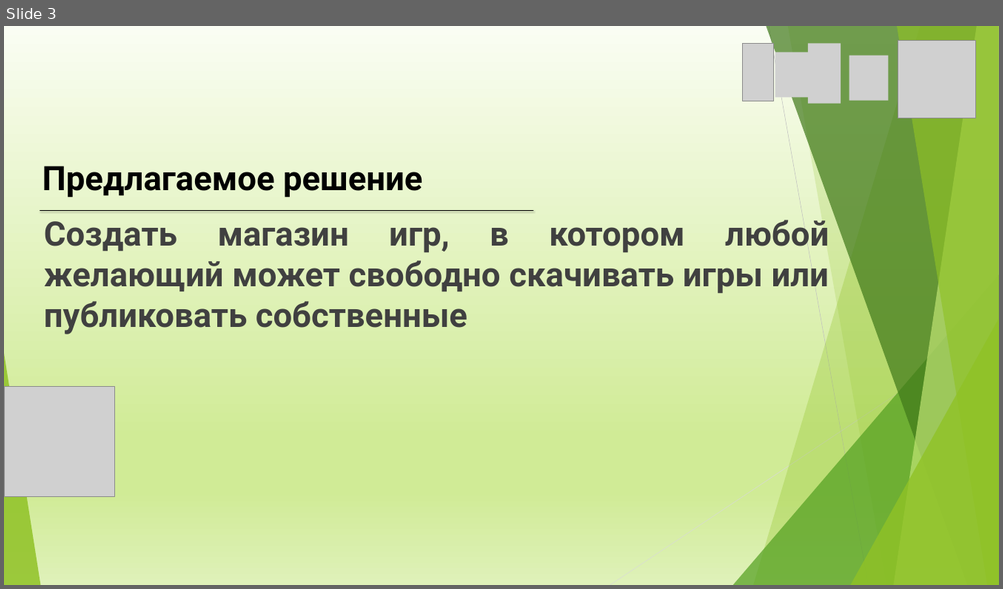
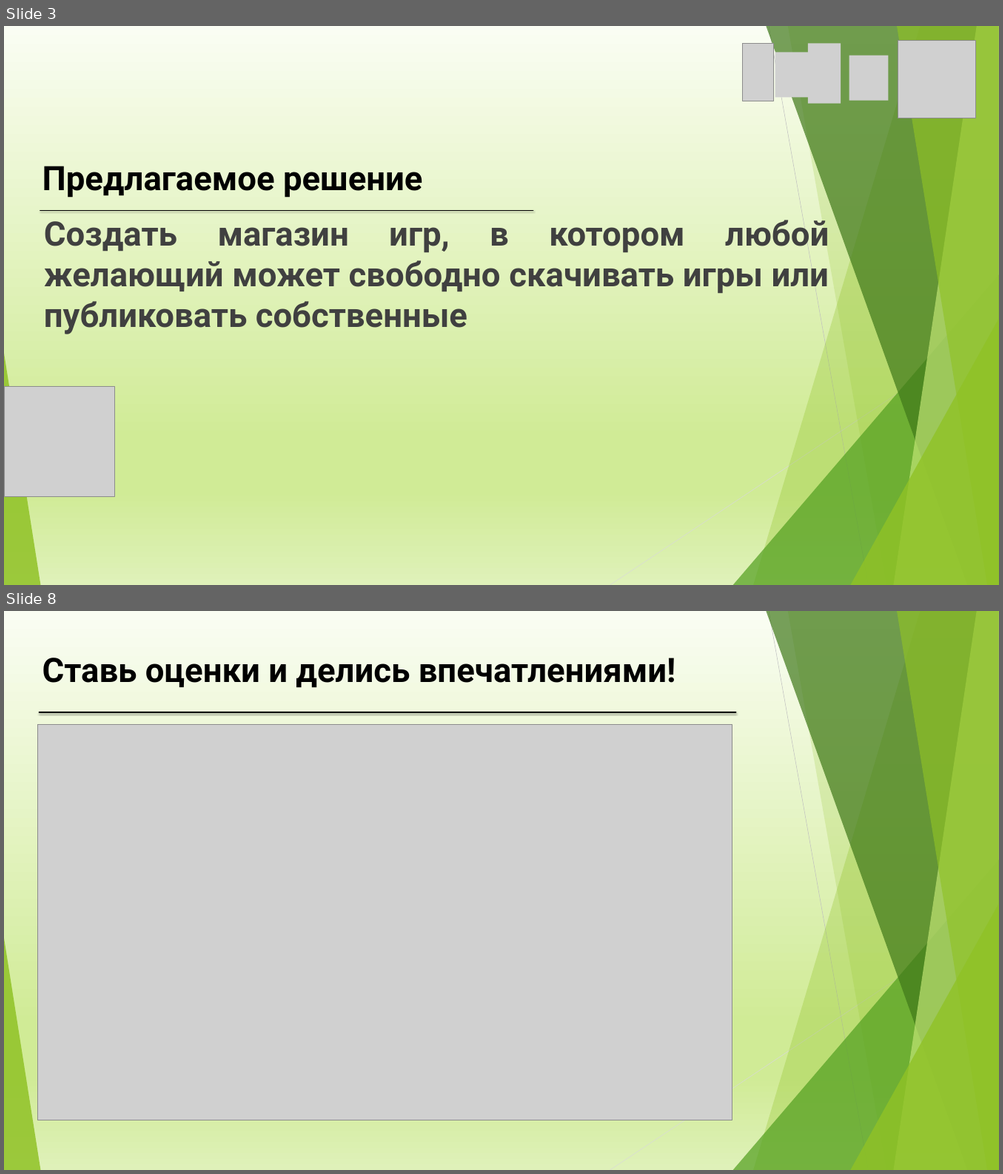
Before and after one commit to mathusha2023/GameStore, a slide deck: Презентация данжона(2).pptx. Shown one above the other, each under a label of ours: slide 3 before the commit, slides 3 and 8 after it; the slides between them are not shown. The pictures are 1003x589 and 1003x1174 pixels, drawn with LibreOffice and Linux fonts; fonts in the diff are those of the drawing; grey boxes stand for pictures. Boxes give left, top, right and bottom in pixels: in the first picture for what was removed or moved away, otherwise in the second. Text is boxed around its words. In the diff, an @@ line names an element or a change of style, - is before the commit and + after.

```diff
--- a/Презентация данжона(2).pptx
+++ b/Презентация данжона(2).pptx
@@ slide 8 added at box(4, 611, 999, 1170), background gradient #FAFDF3 to #D0EB96 to #DFF1B9; not listed: 10 template elements that a slide beside it also shows @@
@@ text added at box(42, 658, 676, 688), 65 pt, text #000000, bold @@
+Ставь оценки и делись впечатлениями!
@@ line added from (39, 712) to (736, 712), #000000 2 pt @@
@@ picture added at box(37, 729, 728, 1117) @@
@@ picture added at box(37, 724, 731, 1119) @@
```
Also in this commit, not shown: 3 slides changed, 7 other slides added.
